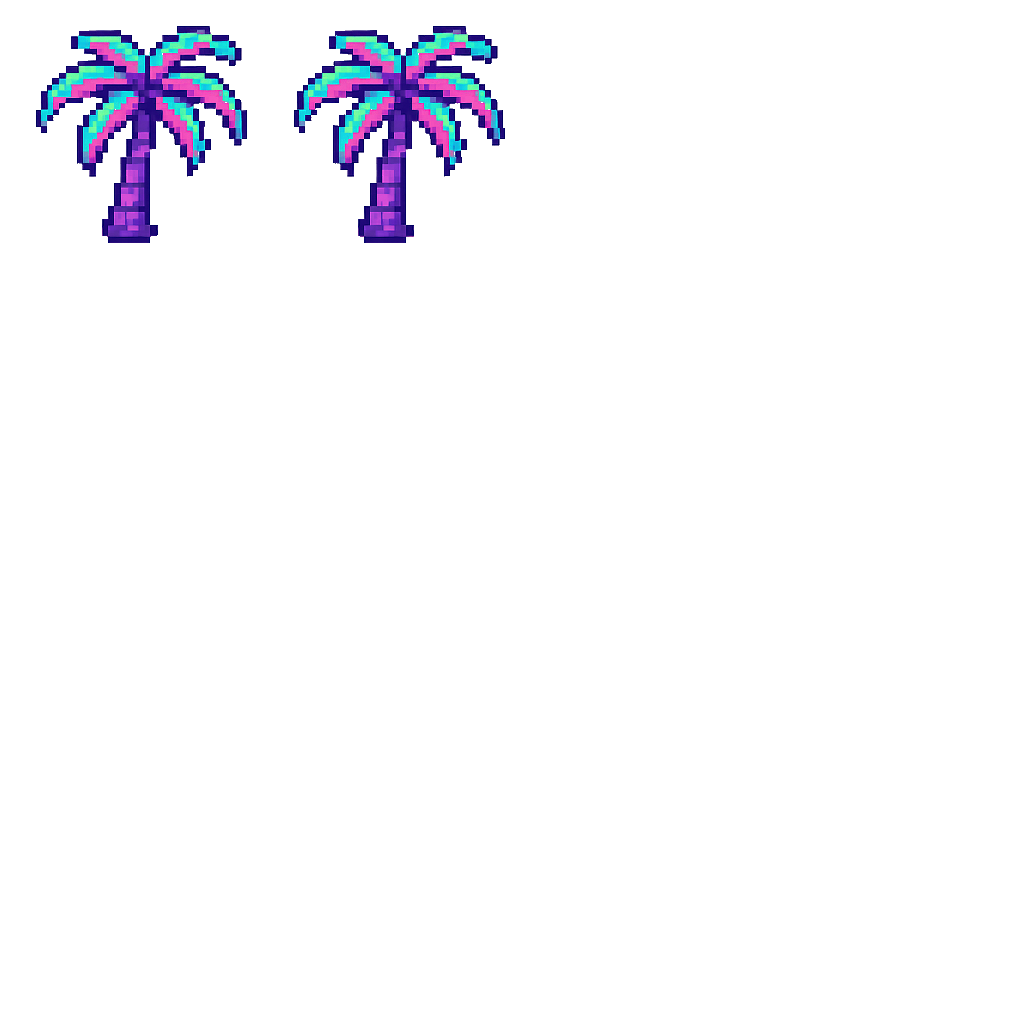
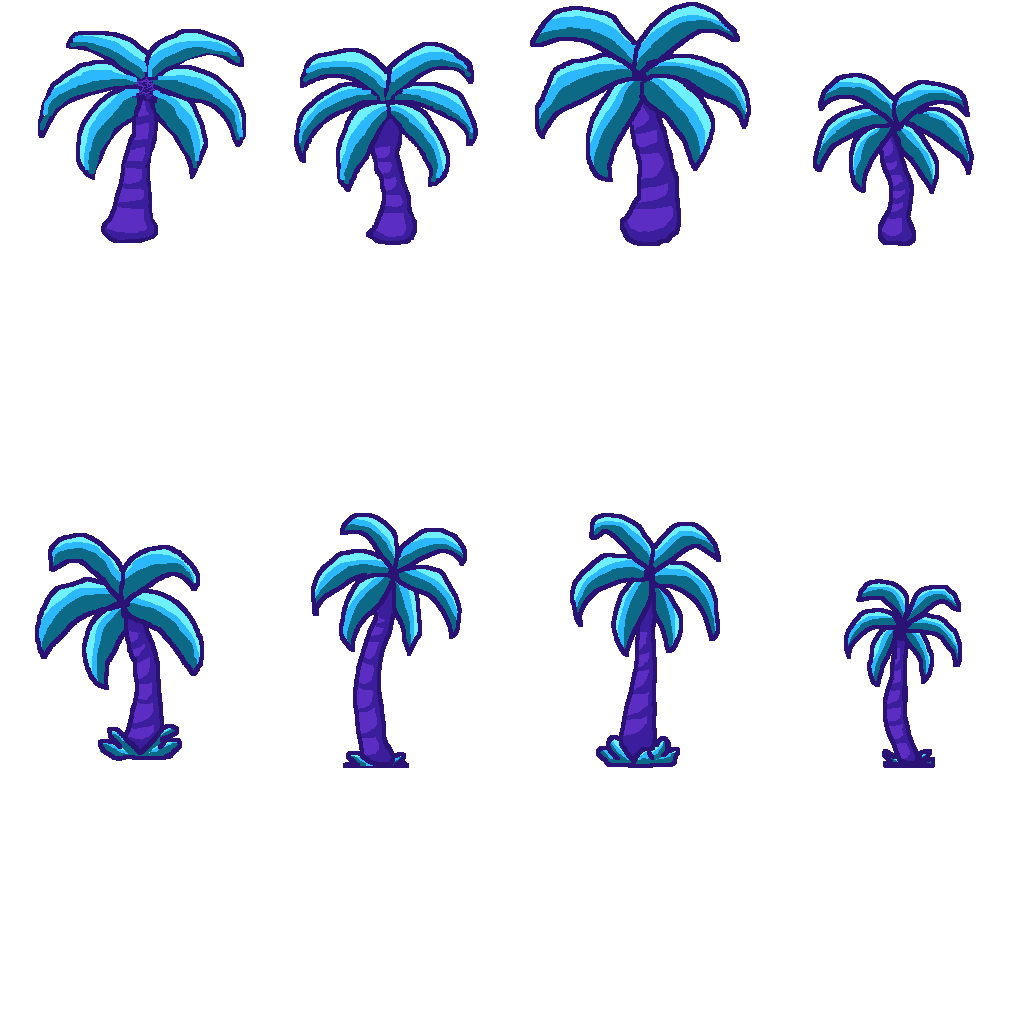
Before/after of a 1024px x 1024px layered artwork. What changed in the layer stack:
removed layer "tree1_2" over (x1=205, y1=6, x2=589, y2=245)
added layer "tree2_1" above "tree1_1" over (x1=294, y1=26, x2=505, y2=245)
painted on "tree1_1" over (x1=36, y1=26, x2=505, y2=245)
added layer "outline" above "trunk_shade" over (x1=35, y1=2, x2=974, y2=768)
added layer "trunk_shade" above "trunk_highlight" over (x1=64, y1=64, x2=960, y2=768)
added layer "trunk_highlight" above "leaf_shadow" over (x1=128, y1=64, x2=960, y2=768)
added layer "leaf_shadow" above "leaf_mid" over (x1=35, y1=2, x2=974, y2=768)
added layer "leaf_mid" above "leaf_highlight" over (x1=35, y1=2, x2=974, y2=768)
added layer "leaf_highlight" over (x1=35, y1=2, x2=974, y2=768)
